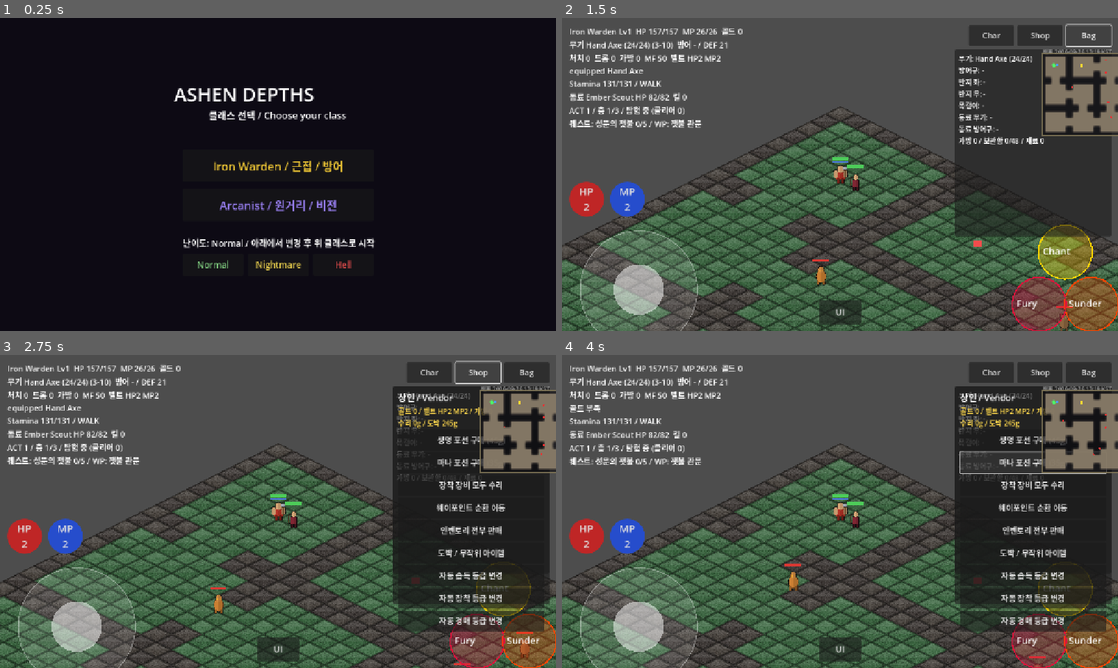
Above: before the commit, frames 1-4 (two rows, left to right).
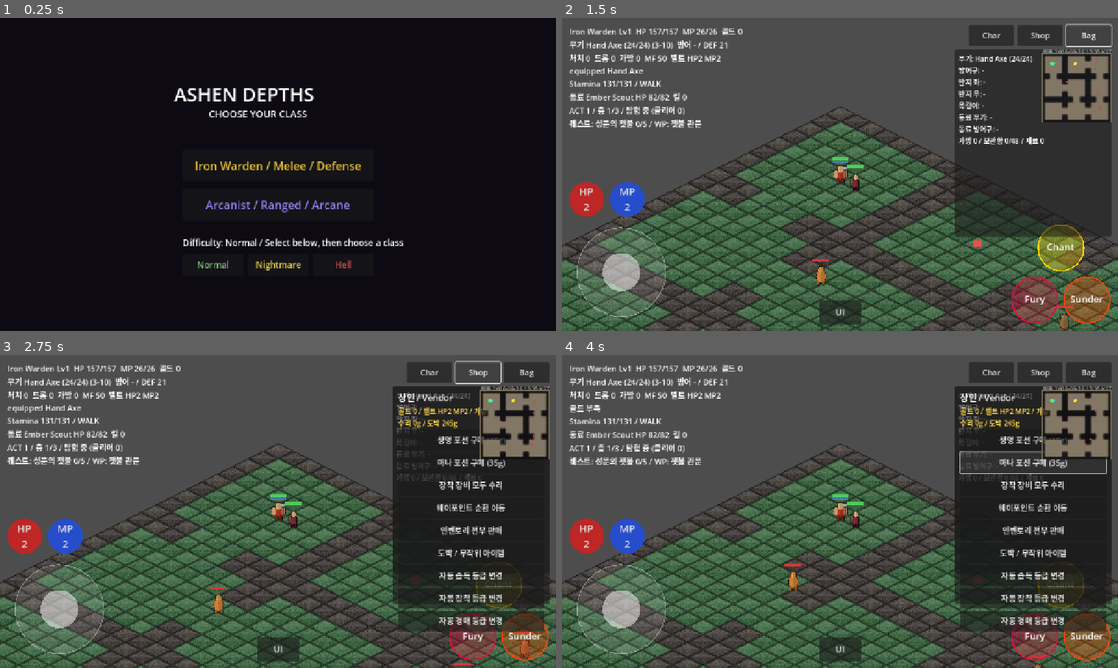
Above: after the commit, the same moments.

Repository: jflakeee/diablo
Game: Godot game, scene res://main.tscn
Same seed, same stepped clock (60 frames per second), same inputs: the game is played once before the commit and once after it.
Inputs (mouse positions are in pixels of both pictures, inside the frame that each line leads up to):
- Up to frame 1 (0.25 s): no input
- Up to frame 2 (1.5 s): click (840, 165) at 0.5 s, where only the run before the commit has a clickable "Iron Warden / 근접 / 방어"; click "Bag" at 1.25 s
- Up to frame 3 (2.75 s): click "Shop" at 2 s
- Up to frame 4 (4 s): click "생명 포션 구매 (45g)" at 2.75 s; click "마나 포션 구매 (35g)" at 3.5 s

The runs differ from the first frame. In frame 1, 2.3% of the frame differs, in the area x 33-73%, y 29-74%; in frame 2, 5.5%, in the area x 2-100%, y 10-100%; in frame 3, 5.0%; in frame 4, 5.1%.

Commit message:
Support responsive mobile and desktop HUDs

Diff:
--- a/prototype/game_dungeon/main.gd
+++ b/prototype/game_dungeon/main.gd
@@ -31,7 +31,7 @@
 const Stamina := preload("res://stamina.gd")
 const DeathSystem := preload("res://death_system.gd")
 const Stash := preload("res://stash.gd")
-const DEPLOYED_AT_KST := "2026-09-26 13:19 KST"
+const DEPLOYED_AT_KST := "2026-09-26 13:35 KST"
 
 var _grid: Array = []
 var _astar: AStarGrid2D
@@ -645,13 +645,13 @@
 	title.position = Vector2(vp.x * 0.5 - 240, vp.y * 0.2)
 	_menu_layer.add_child(title)
 	var sub := Label.new()
-	sub.text = "클래스 선택 / Choose your class"
+	sub.text = "CHOOSE YOUR CLASS"
 	sub.add_theme_font_size_override("font_size", _accessibility.font_size(22))
 	sub.position = Vector2(vp.x * 0.5 - 160, vp.y * 0.2 + 60)
 	_menu_layer.add_child(sub)
-	_add_class_button("Iron Warden / 근접 / 방어", Color(0.9, 0.75, 0.2), Vector2(vp.x * 0.5 - 220, vp.y * 0.42), "warden")
-	_add_class_button("Arcanist / 원거리 / 비전", Color(0.6, 0.5, 0.95), Vector2(vp.x * 0.5 - 220, vp.y * 0.42 + 90), "arcanist")
-	# 난이도 선택
+	_add_class_button("Iron Warden / Melee / Defense", Color(0.9, 0.75, 0.2), Vector2(vp.x * 0.5 - 220, vp.y * 0.42), "warden")
+	_add_class_button("Arcanist / Ranged / Arcane", Color(0.6, 0.5, 0.95), Vector2(vp.x * 0.5 - 220, vp.y * 0.42 + 90), "arcanist")
+	# Difficulty selection.
 	_diff_label = Label.new()
 	_diff_label.add_theme_font_size_override("font_size", _accessibility.font_size(20))
 	_diff_label.position = Vector2(vp.x * 0.5 - 220, vp.y * 0.42 + 200)
@@ -676,8 +676,8 @@
 
 func _update_diff_label() -> void:
 	if _diff_label:
-		var dn: String = ["Normal", "Nightmare(어려움)", "Hell(극악)"][_difficulty]
-		_diff_label.text = "난이도: %s / 아래에서 변경 후 위 클래스로 시작" % dn
+		var dn: String = ["Normal", "Nightmare", "Hell"][_difficulty]
+		_diff_label.text = "Difficulty: %s / Select below, then choose a class" % dn
 
 func _add_class_button(text: String, col: Color, pos: Vector2, cls: String) -> void:
 	var btn := Button.new()
@@ -787,25 +787,28 @@
 	var vp := physical_vp / ui_scale
 	var safe := MobileUI.logical_safe_area(physical_vp)
 	safe = Rect2(safe.position / ui_scale, safe.size / ui_scale)
-	var mobile_layout := MobileUI.layout(vp, safe)
+	var mobile_profile := MobileUI.prefer_mobile(physical_vp)
+	var mobile_layout := MobileUI.layout(vp, safe, mobile_profile)
 	_joy = JoystickScript.new()
+	_joy.control_size = MobileUI.JOYSTICK_SIZE
 	_joy.position = mobile_layout["joystick"]
+	_joy.visible = mobile_profile
 	ui.add_child(_joy)
 	# 스킬 버튼(확대): 우하단 2개 + 위 1개
 	if _class == "arcanist":
-		_add_skill_button(ui, "ember_bolt", "Ember", Color.ORANGE_RED, mobile_layout["skill_primary"])
-		_add_skill_button(ui, "frost_shard", "Frost", Color.SKY_BLUE, mobile_layout["skill_secondary"])
-		_add_skill_button(ui, "storm_lance", "Storm", Color.YELLOW, mobile_layout["skill_utility"])
+		_add_skill_button(ui, "ember_bolt", "Ember", Color.ORANGE_RED, mobile_layout["skill_primary"], mobile_layout["skill_size"])
+		_add_skill_button(ui, "frost_shard", "Frost", Color.SKY_BLUE, mobile_layout["skill_secondary"], mobile_layout["skill_size"])
+		_add_skill_button(ui, "storm_lance", "Storm", Color.YELLOW, mobile_layout["skill_utility"], mobile_layout["skill_size"])
 	else:
-		_add_skill_button(ui, "sundering_strike", "Sunder", Color.ORANGE_RED, mobile_layout["skill_primary"])
-		_add_skill_button(ui, "void_fury", "Fury", Color.CRIMSON, mobile_layout["skill_secondary"])
-		_add_skill_button(ui, "iron_chant", "Chant", Color.GOLD, mobile_layout["skill_utility"])
+		_add_skill_button(ui, "sundering_strike", "Sunder", Color.ORANGE_RED, mobile_layout["skill_primary"], mobile_layout["skill_size"])
+		_add_skill_button(ui, "void_fury", "Fury", Color.CRIMSON, mobile_layout["skill_secondary"], mobile_layout["skill_size"])
+		_add_skill_button(ui, "iron_chant", "Chant", Color.GOLD, mobile_layout["skill_utility"], mobile_layout["skill_size"])
 
 	var bag := Button.new()
 	bag.text = "Bag"
 	bag.position = mobile_layout["bag"]
-	bag.custom_minimum_size = MobileUI.MENU_SIZE
-	bag.size = MobileUI.MENU_SIZE
+	bag.custom_minimum_size = mobile_layout["menu_size"]
+	bag.size = mobile_layout["menu_size"]
 	bag.add_theme_font_size_override("font_size", _accessibility.font_size(18))
 	bag.pressed.connect(_toggle_bag)
 	ui.add_child(bag)
@@ -827,8 +830,8 @@
 	var shop := Button.new()
 	shop.text = "Shop"
 	shop.position = mobile_layout["shop"]
-	shop.custom_minimum_size = MobileUI.MENU_SIZE
-	shop.size = MobileUI.MENU_SIZE
+	shop.custom_minimum_size = mobile_layout["menu_size"]
+	shop.size = mobile_layout["menu_size"]
 	shop.add_theme_font_size_override("font_size", _accessibility.font_size(18))
 	shop.pressed.connect(_toggle_vendor)
 	ui.add_child(shop)
@@ -843,8 +846,8 @@
 	var charb := Button.new()
 	charb.text = "Char"
 	charb.position = mobile_layout["char"]
-	charb.custom_minimum_size = MobileUI.MENU_SIZE
-	charb.size = MobileUI.MENU_SIZE
+	charb.custom_minimum_size = mobile_layout["menu_size"]
+	charb.size = mobile_layout["menu_size"]
 	charb.add_theme_font_size_override("font_size", _accessibility.font_size(18))
 	charb.pressed.connect(_toggle_char)
 	ui.add_child(charb)
@@ -859,15 +862,15 @@
 	var settings_button := Button.new()
 	settings_button.text = "UI"
 	settings_button.position = mobile_layout["settings"]
-	settings_button.custom_minimum_size = Vector2(96, 56)
-	settings_button.size = Vector2(96, 56)
+	settings_button.custom_minimum_size = Vector2(96, 56) if mobile_profile else Vector2(76, 42)
+	settings_button.size = settings_button.custom_minimum_size
 	settings_button.add_theme_font_size_override("font_size", _accessibility.font_size(20))
 	settings_button.pressed.connect(_toggle_settings)
 	ui.add_child(settings_button)
 
 	var deploy_stamp := Label.new()
 	deploy_stamp.text = "배포 %s" % DEPLOYED_AT_KST
-	deploy_stamp.position = Vector2(mobile_layout["bag"].x - 224, mobile_layout["bag"].y + MobileUI.MENU_SIZE.y + 2)
+	deploy_stamp.position = Vector2(mobile_layout["bag"].x - 224, mobile_layout["bag"].y + (mobile_layout["menu_size"] as Vector2).y + 2)
 	deploy_stamp.size = Vector2(328, 22)
 	deploy_stamp.horizontal_alignment = HORIZONTAL_ALIGNMENT_RIGHT
 	deploy_stamp.mouse_filter = Control.MOUSE_FILTER_IGNORE
@@ -884,7 +887,7 @@
 
 	# 자동 지도(미니맵) — 좌하단(조이스틱 위쪽 여백)
 	_minimap = MinimapScript.new()
-	_minimap.size = Vector2(190, 190)
+	_minimap.size = mobile_layout["minimap_size"]
 	_minimap.position = mobile_layout["minimap"]
 	ui.add_child(_minimap)
 	_build_minimap_tex()
@@ -897,8 +900,8 @@
 	ui.add_child(_hud)
 
 	# 포션 벨트 버튼(모바일): 좌하단, 조이스틱 위. 빨강=생명 / 파랑=마나
-	_pot_hp_btn = _make_potion_button("HP", Color(0.75, 0.15, 0.15), mobile_layout["potion_hp"], _quaff_health)
-	_pot_mp_btn = _make_potion_button("MP", Color(0.15, 0.3, 0.8), mobile_layout["potion_mp"], _quaff_mana)
+	_pot_hp_btn = _make_potion_button("HP", Color(0.75, 0.15, 0.15), mobile_layout["potion_hp"], _quaff_health, mobile_layout["potion_size"])
+	_pot_mp_btn = _make_potion_button("MP", Color(0.15, 0.3, 0.8), mobile_layout["potion_mp"], _quaff_mana, mobile_layout["potion_size"])
 	ui.add_child(_pot_hp_btn)
 	ui.add_child(_pot_mp_btn)
 
@@ -998,11 +1001,12 @@
 
 	print("[P4][RESULT] craft_selftest verdict=", ("PASS" if (t1 and t2 and t3 and t4) else "FAIL"))
 
-func _add_skill_button(ui: CanvasLayer, id: String, label: String, col: Color, pos: Vector2) -> void:
+func _add_skill_button(ui: CanvasLayer, id: String, label: String, col: Color, pos: Vector2, control_size: Vector2) -> void:
 	var b := SkillButtonScript.new()
 	b.skill_id = id
 	b.label_text = label
 	b.color = col
+	b.control_size = control_size
 	b.position = pos
 	b.used.connect(_on_skill_used)
 	ui.add_child(b)
@@ -1020,16 +1024,16 @@
 		elif event.keycode == KEY_F9:
 			_load_game()
 
-func _make_potion_button(glyph: String, col: Color, pos: Vector2, cb: Callable) -> Button:
+func _make_potion_button(glyph: String, col: Color, pos: Vector2, cb: Callable, control_size: Vector2) -> Button:
 	var b := Button.new()
 	b.text = glyph
 	b.position = pos
-	b.custom_minimum_size = MobileUI.POTION_SIZE
-	b.size = MobileUI.POTION_SIZE
-	b.add_theme_font_size_override("font_size", _accessibility.font_size(24))
+	b.custom_minimum_size = control_size
+	b.size = control_size
+	b.add_theme_font_size_override("font_size", _accessibility.font_size(24 if control_size.x >= 80 else 19))
 	var sb := StyleBoxFlat.new()
 	sb.bg_color = col
-	sb.set_corner_radius_all(roundi(MobileUI.POTION_SIZE.x * 0.5))
+	sb.set_corner_radius_all(roundi(control_size.x * 0.5))
 	b.add_theme_stylebox_override("normal", sb)
 	b.pressed.connect(cb)
 	return b
--- a/prototype/game_dungeon/mobile_ui.gd
+++ b/prototype/game_dungeon/mobile_ui.gd
@@ -7,7 +7,14 @@
 const JOYSTICK_SIZE := Vector2(240, 240)
 const POTION_SIZE := Vector2(80, 80)
 const MINIMAP_SIZE := Vector2(160, 160)
+const DESKTOP_MENU_SIZE := Vector2(92, 42)
+const DESKTOP_SKILL_SIZE := Vector2(88, 88)
+const DESKTOP_POTION_SIZE := Vector2(64, 64)
+const DESKTOP_MINIMAP_SIZE := Vector2(180, 180)
 const MIN_LOGICAL := Vector2(960, 540)
+
+static func prefer_mobile(viewport: Vector2) -> bool:
+	return DisplayServer.is_touchscreen_available() or viewport.x < 1000.0
 
 static func effective_scale(requested: float, viewport: Vector2) -> float:
 	return minf(requested, minf(viewport.x / MIN_LOGICAL.x, viewport.y / MIN_LOGICAL.y))
@@ -20,7 +27,7 @@
 	var scale := Vector2(viewport.x / window_size.x, viewport.y / window_size.y)
 	return Rect2(physical.position * scale, physical.size * scale)
 
-static func layout(viewport: Vector2, safe: Rect2 = Rect2()) -> Dictionary:
+static func layout(viewport: Vector2, safe: Rect2 = Rect2(), mobile: bool = true) -> Dictionary:
 	var area := safe
 	if area.size.x <= 0.0 or area.size.y <= 0.0:
 		area = Rect2(Vector2.ZERO, viewport)
@@ -28,41 +35,55 @@
 	var top := area.position.y + EDGE
 	var right := area.end.x - EDGE
 	var bottom := area.end.y - EDGE
-	var minimap_x := (left + right - MINIMAP_SIZE.x) * 0.5 if area.size.y < 650.0 else right - MINIMAP_SIZE.x
+	var menu_size := MENU_SIZE if mobile else DESKTOP_MENU_SIZE
+	var skill_size := SKILL_SIZE if mobile else DESKTOP_SKILL_SIZE
+	var potion_size := POTION_SIZE if mobile else DESKTOP_POTION_SIZE
+	var minimap_size := MINIMAP_SIZE if mobile else DESKTOP_MINIMAP_SIZE
+	var minimap_x := (left + right - minimap_size.x) * 0.5 if mobile and area.size.y < 650.0 else right - minimap_size.x
+	var skill_primary := Vector2(right - skill_size.x, bottom - skill_size.y)
+	var skill_secondary := Vector2(right - skill_size.x * 2.0 - 8, bottom - skill_size.y)
+	var skill_utility := Vector2(right - skill_size.x * 1.5 - 4, bottom - skill_size.y * 2.0 - 8)
+	if not mobile:
+		skill_utility = Vector2(right - skill_size.x * 3.0 - 16, bottom - skill_size.y)
 	return {
+		"mobile": mobile, "menu_size": menu_size, "skill_size": skill_size, "potion_size": potion_size, "minimap_size": minimap_size,
 		"hud": Vector2(left, top),
-		"char": Vector2(right - MENU_SIZE.x * 3.0 - 16, top), "shop": Vector2(right - MENU_SIZE.x * 2.0 - 8, top), "bag": Vector2(right - MENU_SIZE.x, top),
-		"minimap": Vector2(minimap_x, top + MENU_SIZE.y + 16),
+		"char": Vector2(right - menu_size.x * 3.0 - 16, top), "shop": Vector2(right - menu_size.x * 2.0 - 8, top), "bag": Vector2(right - menu_size.x, top),
+		"minimap": Vector2(minimap_x, top + menu_size.y + 16),
 		"joystick": Vector2(left, bottom - JOYSTICK_SIZE.y),
-		"potion_hp": Vector2(left, bottom - JOYSTICK_SIZE.y - POTION_SIZE.y - 8),
-		"potion_mp": Vector2(left + POTION_SIZE.x + 14, bottom - JOYSTICK_SIZE.y - POTION_SIZE.y - 8),
-		"skill_primary": Vector2(right - SKILL_SIZE.x, bottom - SKILL_SIZE.y),
-		"skill_secondary": Vector2(right - SKILL_SIZE.x * 2.0 - 8, bottom - SKILL_SIZE.y),
-		"skill_utility": Vector2(right - SKILL_SIZE.x * 1.5 - 4, bottom - SKILL_SIZE.y * 2.0 - 8),
-		"panel": Vector2(right - 360, top + MENU_SIZE.y + 8),
-		"settings": Vector2((left + right - 96) * 0.5, bottom - 56),
+		"potion_hp": Vector2(left, bottom - (JOYSTICK_SIZE.y + potion_size.y + 8 if mobile else potion_size.y)),
+		"potion_mp": Vector2(left + potion_size.x + 14, bottom - (JOYSTICK_SIZE.y + potion_size.y + 8 if mobile else potion_size.y)),
+		"skill_primary": skill_primary,
+		"skill_secondary": skill_secondary,
+		"skill_utility": skill_utility,
+		"panel": Vector2(right - 360, top + menu_size.y + 8),
+		"settings": Vector2((left + right - 96) * 0.5, bottom - (56 if mobile else 42)),
 		"settings_panel": Vector2((left + right - 360) * 0.5, (top + bottom - 250) * 0.5),
 	}
 
 static func _inside(rect: Rect2, bounds: Rect2) -> bool:
 	return bounds.encloses(rect)
 
-static func validate(viewport: Vector2) -> Dictionary:
-	var positions := layout(viewport)
+static func validate(viewport: Vector2, mobile: bool = true) -> Dictionary:
+	var positions := layout(viewport, Rect2(), mobile)
 	var bounds := Rect2(Vector2(EDGE, EDGE), viewport - Vector2(EDGE * 2.0, EDGE * 2.0))
+	var skill_size: Vector2 = positions["skill_size"]
+	var potion_size: Vector2 = positions["potion_size"]
+	var minimap_size: Vector2 = positions["minimap_size"]
 	var rects := {
-		"joystick": Rect2(positions["joystick"], JOYSTICK_SIZE),
-		"potion_hp": Rect2(positions["potion_hp"], POTION_SIZE),
-		"potion_mp": Rect2(positions["potion_mp"], POTION_SIZE),
-		"skill_primary": Rect2(positions["skill_primary"], SKILL_SIZE),
-		"skill_secondary": Rect2(positions["skill_secondary"], SKILL_SIZE),
-		"skill_utility": Rect2(positions["skill_utility"], SKILL_SIZE),
-		"minimap": Rect2(positions["minimap"], MINIMAP_SIZE),
+		"potion_hp": Rect2(positions["potion_hp"], potion_size),
+		"potion_mp": Rect2(positions["potion_mp"], potion_size),
+		"skill_primary": Rect2(positions["skill_primary"], skill_size),
+		"skill_secondary": Rect2(positions["skill_secondary"], skill_size),
+		"skill_utility": Rect2(positions["skill_utility"], skill_size),
+		"minimap": Rect2(positions["minimap"], minimap_size),
 	}
+	if mobile:
+		rects["joystick"] = Rect2(positions["joystick"], JOYSTICK_SIZE)
 	var failures: Array = []
 	for id in rects:
 		if not _inside(rects[id], bounds): failures.append(id + " outside safe margin")
-	var combat_ids := ["joystick", "potion_hp", "potion_mp", "skill_primary", "skill_secondary", "skill_utility", "minimap"]
+	var combat_ids := rects.keys()
 	for i in combat_ids.size():
 		for j in range(i + 1, combat_ids.size()):
 			if (rects[combat_ids[i]] as Rect2).intersects(rects[combat_ids[j]]):
@@ -71,11 +92,13 @@
 
 static func selftest() -> bool:
 	for viewport in [Vector2(960, 540), Vector2(960, 720), Vector2(1280, 720), Vector2(1600, 720)]:
-		if not bool(validate(viewport)["ok"]):
-			push_error("Mobile UI layout failed %s: %s" % [str(viewport), str(validate(viewport)["failures"])])
-			return false
+		for mobile in [true, false]:
+			if not bool(validate(viewport, mobile)["ok"]):
+				push_error("Responsive UI layout failed %s mobile=%s: %s" % [str(viewport), str(mobile), str(validate(viewport, mobile)["failures"])])
+				return false
 	for requested in [0.8, 1.0, 1.2, 1.4]:
 		var applied := effective_scale(requested, Vector2(1280, 720))
 		if applied > requested or (Vector2(1280, 720) / applied).x < MIN_LOGICAL.x:
 			return false
-	return SKILL_SIZE.x >= 72.0 and POTION_SIZE.x >= 48.0 and MENU_SIZE.y >= 48.0 and JOYSTICK_SIZE.x <= 240.0
+	return SKILL_SIZE.x >= 72.0 and POTION_SIZE.x >= 48.0 and MENU_SIZE.y >= 48.0 and JOYSTICK_SIZE.x <= 240.0 \
+		and DESKTOP_SKILL_SIZE.x < SKILL_SIZE.x and DESKTOP_POTION_SIZE.x < POTION_SIZE.x
--- a/prototype/game_dungeon/skill_button.gd
+++ b/prototype/game_dungeon/skill_button.gd
@@ -6,20 +6,23 @@
 var skill_id := "bash"
 var label_text := "?"
 var color := Color.ORANGE
+var control_size := Vector2(112, 112)
 
 func _ready() -> void:
-	size = Vector2(132, 132)
+	size = control_size
 
 func _gui_input(e: InputEvent) -> void:
 	if e is InputEventScreenTouch and e.pressed:
 		used.emit(skill_id)
+	elif e is InputEventMouseButton and e.button_index == MOUSE_BUTTON_LEFT and e.pressed:
+		used.emit(skill_id)
 
 func _draw() -> void:
 	var c := size * 0.5
-	var r := 62.0
+	var r := minf(size.x, size.y) * 0.47
 	var base := color
 	base.a = 0.32
 	draw_circle(c, r, base)
 	draw_arc(c, r, 0.0, TAU, 40, color, 3.0)
 	var f := ThemeDB.fallback_font
-	draw_string(f, c + Vector2(-r + 10, 6), label_text, HORIZONTAL_ALIGNMENT_LEFT, 2 * r - 20, 22, Color.WHITE)
+	draw_string(f, c + Vector2(-r + 8, 6), label_text, HORIZONTAL_ALIGNMENT_CENTER, 2 * r - 16, 18 if size.x < 100 else 22, Color.WHITE)
--- a/prototype/game_dungeon/virtual_joystick.gd
+++ b/prototype/game_dungeon/virtual_joystick.gd
@@ -2,18 +2,23 @@
 # 가상 조이스틱: 눌린 지점 기준 드래그로 방향 벡터(value, -1..1) 산출.
 
 var value: Vector2 = Vector2.ZERO
-var _radius := 135.0
-var _knob := 58.0
+var control_size := Vector2(240, 240)
+var _radius := 102.0
+var _knob := 44.0
 var _touch_id := -1
 var _center := Vector2.ZERO
 var _knob_pos := Vector2.ZERO
 
 func _ready() -> void:
-	size = Vector2(320, 320)
+	size = control_size
+	_radius = minf(size.x, size.y) * 0.425
+	_knob = minf(size.x, size.y) * 0.183
 	_center = size * 0.5
 	_knob_pos = _center
 
 func _input(e: InputEvent) -> void:
+	if not visible:
+		return
 	if e is InputEventScreenTouch:
 		if e.pressed:
 			if get_global_rect().has_point(e.position):
Not shown, changed: docs/SYSTEM_TEST_MATRIX.md
Not shown, changed: prototype/game_dungeon/README.md
